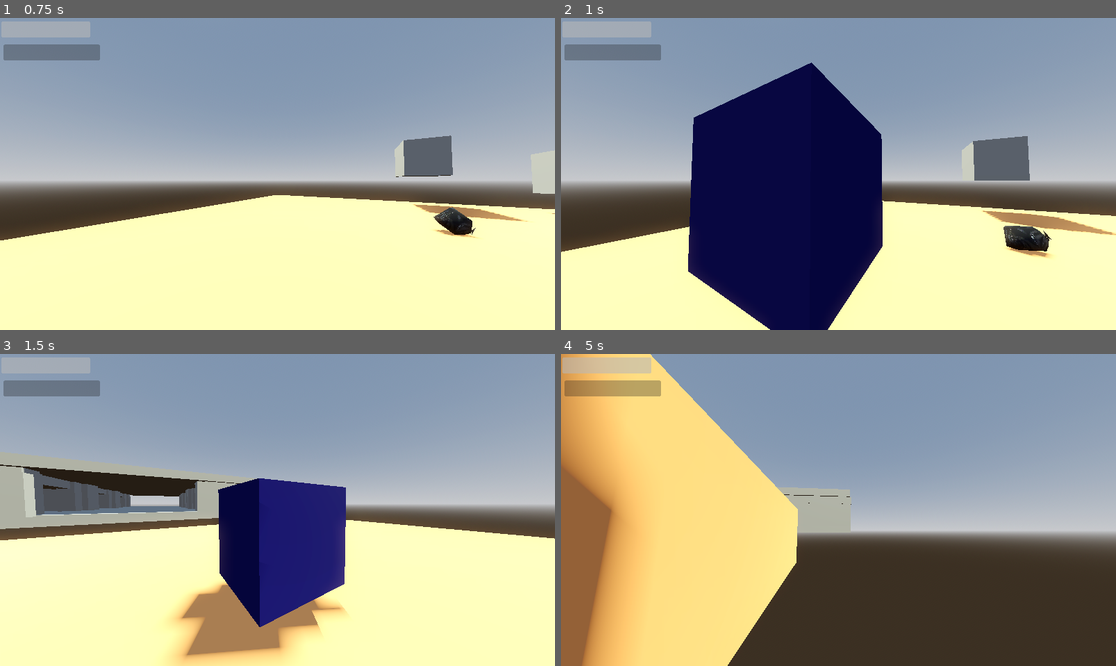
Above: before the commit, frames 1-4 (two rows, left to right).
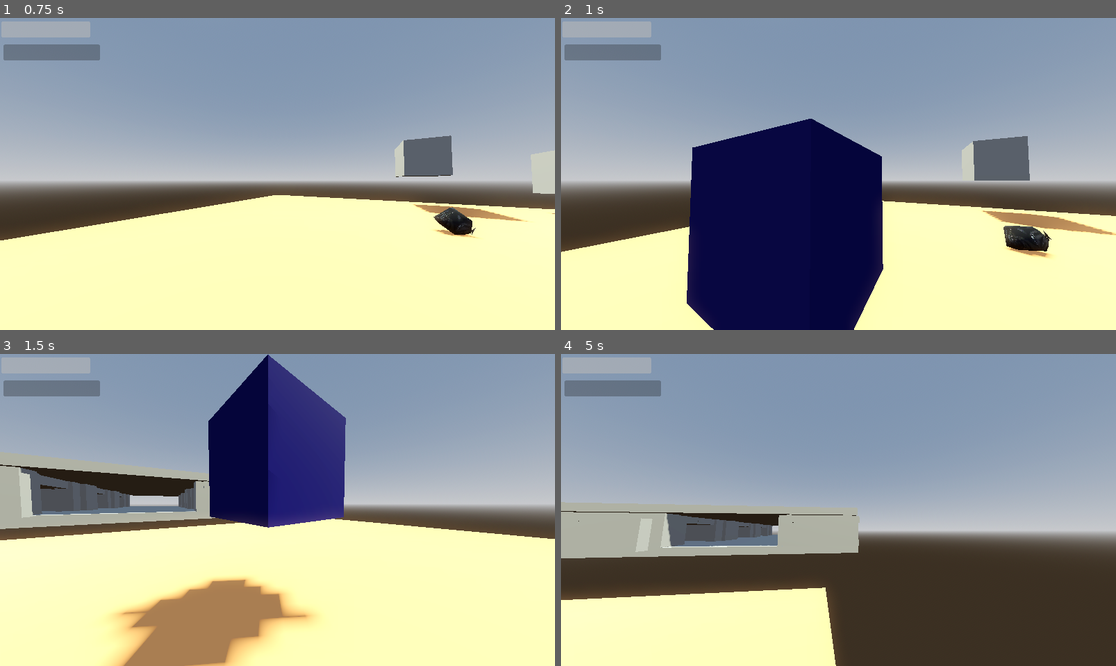
Above: after the commit, the same moments.

Repository: lungcollapser/record
Game: Godot game, scene res://scenes/world.tscn
Same seed, same stepped clock (60 frames per second), same inputs: the game is played once before the commit and once after it.
Inputs (mouse positions are in pixels of both pictures, inside the frame that each line leads up to):
- Up to frame 1 (0.75 s): tap Enter (ui_accept) at 0.5 s; move the mouse to (305, 174) at 0.52 s; press the mouse at (305, 174) at 0.53 s; hold W (forward) from 0.53 s (still down)
- Up to frame 2 (1 s): keep holding W (forward); tap Enter (ui_accept) at 0.77 s; tap T (dropreceptacle) at 0.8 s
- Up to frame 3 (1.5 s): keep holding W (forward); move the mouse to (249, 510) at 1.27 s; release the mouse at (249, 510) at 1.28 s; tap T (dropreceptacle) at 1.35 s
- Up to frame 4 (5 s): keep holding W (forward); tap Enter (ui_accept) at 1.52, 3.02, 3.77, 4.52 s; tap R (stow) at 1.55, 2.1, 3.8 s; move the mouse to (849, 503) at 2.02 s; press the mouse at (849, 503) at 2.03 s; move the mouse to (832, 516) at 2.77 s; release the mouse at (832, 516) at 2.78 s; tap Ctrl (crouch) at 2.85 s; tap T (dropreceptacle) at 3.05, 4.35 s; move the mouse to (877, 513) at 3.52 s; press the mouse at (877, 513) at 3.53 s; move the mouse to (794, 506) at 4.27 s; release the mouse at (794, 506) at 4.28 s; click (794, 506) at 4.55 s

Frame 1 is identical in both runs. In frame 2, 6.6% of the frame differs, in the area x 22-59%, y 14-100%; in frame 3, 20%; in frame 4, 38%, in the area x 0-54%, y 0-100%.

Commit message:
pull power alterations

Diff:
--- a/scenes/human_receptacle.tscn
+++ b/scenes/human_receptacle.tscn
@@ -1,6 +1,11 @@
-[gd_scene load_steps=5 format=3 uid="uid://jyrhlvipedil"]
+[gd_scene load_steps=6 format=3 uid="uid://jyrhlvipedil"]
 
 [ext_resource type="Script" path="res://scripts/human_recepticle.gd" id="1_05dvp"]
+
+[sub_resource type="PhysicsMaterial" id="PhysicsMaterial_k8dcf"]
+friction = 0.35
+rough = true
+absorbent = true
 
 [sub_resource type="BoxMesh" id="BoxMesh_7i2cu"]
 size = Vector3(0.835, 0.835, 0.835)
@@ -13,7 +18,9 @@
 
 [node name="HumanReceptacle" type="RigidBody3D" groups=["Bussin", "stow"]]
 disable_mode = 1
-mass = 7.675
+mass = 1.5
+physics_material_override = SubResource("PhysicsMaterial_k8dcf")
+gravity_scale = 2.128
 contact_monitor = true
 max_contacts_reported = 10
 script = ExtResource("1_05dvp")
--- a/scenes/player.tscn
+++ b/scenes/player.tscn
@@ -28,9 +28,6 @@
 [node name="Hold" type="Node3D" parent="Playerbody/Head/Camera3D"]
 transform = Transform3D(1, 0, 0, 0, 1, 0, 0, 0, 1, 0, 0.146398, -1.74557)
 
-[node name="ReceptacleHold" type="Node3D" parent="Playerbody/Head/Camera3D" groups=["stow"]]
-transform = Transform3D(1, 0, 0, 0, 1, 0, 0, 0, 1, 0, 0.701952, 0.81957)
-
 [node name="Pickup" type="RayCast3D" parent="Playerbody/Head/Camera3D"]
 transform = Transform3D(1, 0, 0, 0, 1, 0, 0, 0, 1, 0, 0.0343571, 0)
 target_position = Vector3(0, -1, -5)
--- a/scenes/world.tscn
+++ b/scenes/world.tscn
@@ -72,6 +72,12 @@
 [node name="deadbody" parent="." instance=ExtResource("2_cjb3p")]
 transform = Transform3D(1, 0, 0, 0, 1, 0, 0, 0, 1, 5.89709, 3.18732, -2.18354)
 
+[node name="deadbody2" parent="." instance=ExtResource("2_cjb3p")]
+transform = Transform3D(1, 0, 0, 0, 1, 0, 0, 0, 1, 5.89709, 3.18732, -5.82045)
+
+[node name="deadbody3" parent="." instance=ExtResource("2_cjb3p")]
+transform = Transform3D(1, 0, 0, 0, 1, 0, 0, 0, 1, 2.2653, 3.18732, -5.82045)
+
 [node name="Player" parent="." instance=ExtResource("2_2w5k3")]
 unique_name_in_owner = true
 transform = Transform3D(1, 0, 0, 0, 1, 0, 0, 0, 1, -4.89694, 2.73184, -2.78703)
--- a/scripts/dead_body.gd
+++ b/scripts/dead_body.gd
@@ -5,4 +5,4 @@
 
 func replace_body():
 	if Input.is_action_pressed("dismember"):
-		queue_free()
+		visible = false
--- a/scripts/human_recepticle.gd
+++ b/scripts/human_recepticle.gd
@@ -6,13 +6,3 @@
 	if body.is_in_group("Bussin"):
 		body.queue_free()
 		BloodBar.value += 10
-
-func stow_receptacle():
-	if Input.is_action_just_pressed("stow"):
-		collision.disabled = true
-		visible = false
-	if Input.is_action_just_pressed("dropreceptacle"):
-		collision.disabled = false
-		visible = true
-func _process(delta: float) -> void:
-	stow_receptacle()
--- a/scripts/playerbody.gd
+++ b/scripts/playerbody.gd
@@ -23,7 +23,6 @@
 @onready var hold = $Head/Camera3D/Hold
 @onready var player_mesh = $PlayerMesh
 @onready var player_shape = $PlayerShape
-@onready var receptacle_hold = $Head/Camera3D/ReceptacleHold
 @onready var dead_body_parts = preload("res://scenes/dead_body_parts.tscn").instantiate()
 @onready var human_receptacle = preload("res://scenes/human_receptacle.tscn").instantiate()
 
@@ -54,10 +53,18 @@
 		get_parent().add_child(human_receptacle)
 		human_receptacle.global_position = hold.global_position
 
+	if Input.is_action_just_pressed("stow") and receptacle_collider != null and receptacle_collider.is_in_group("stow"):
+		human_receptacle.set_collision_mask(2)
+		human_receptacle.visible = false
+	if Input.is_action_just_pressed("dropreceptacle"):
+		human_receptacle.set_collision_mask(1)
+		human_receptacle.visible = true
+
 	var dismember_collider = pick_up.get_collider()
 	if Input.is_action_just_pressed("dismember") and dismember_collider != null and dismember_collider.is_in_group("Dismember"):
 		get_parent().add_child(dead_body_parts)
 		dead_body_parts.global_position = hold.global_position
+
 
 
 	if picked_up_object != null:
@@ -70,6 +77,11 @@
 			pick_up_object()
 		elif picked_up_object != null:
 			drop_object()
+
+	if picked_up_object == human_receptacle:
+		pull_power = 2
+	if picked_up_object == dead_body_parts:
+		pull_power = 8
 
 	if max_endurance > 0:
 		endurance_check = true
